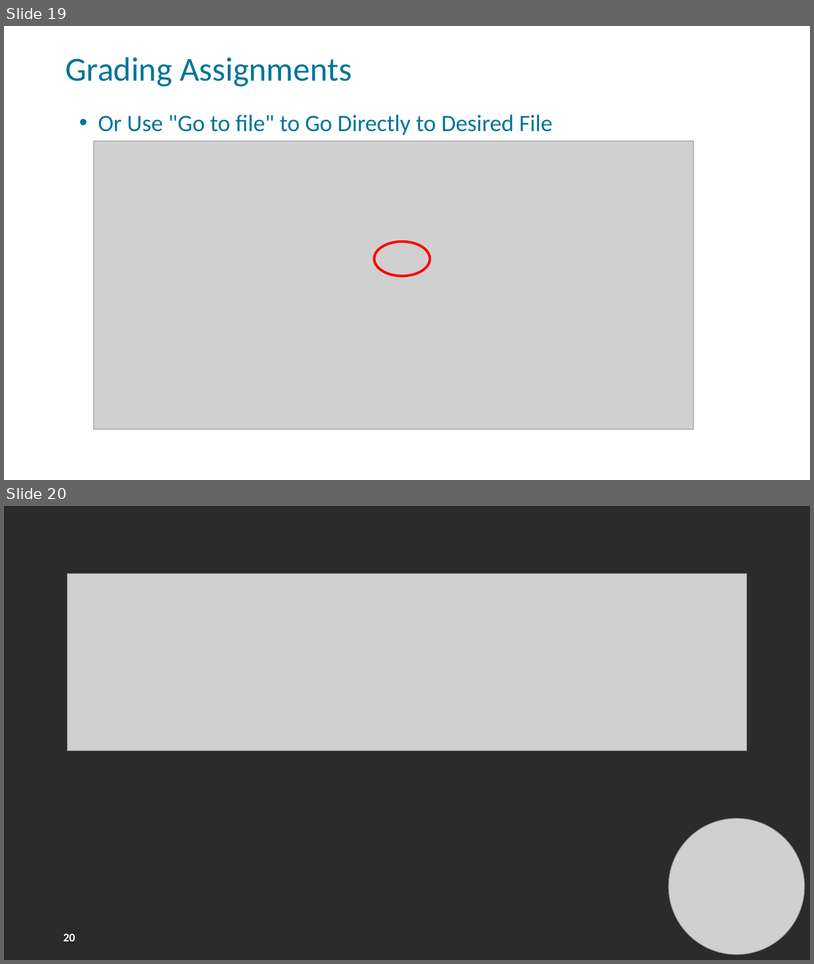
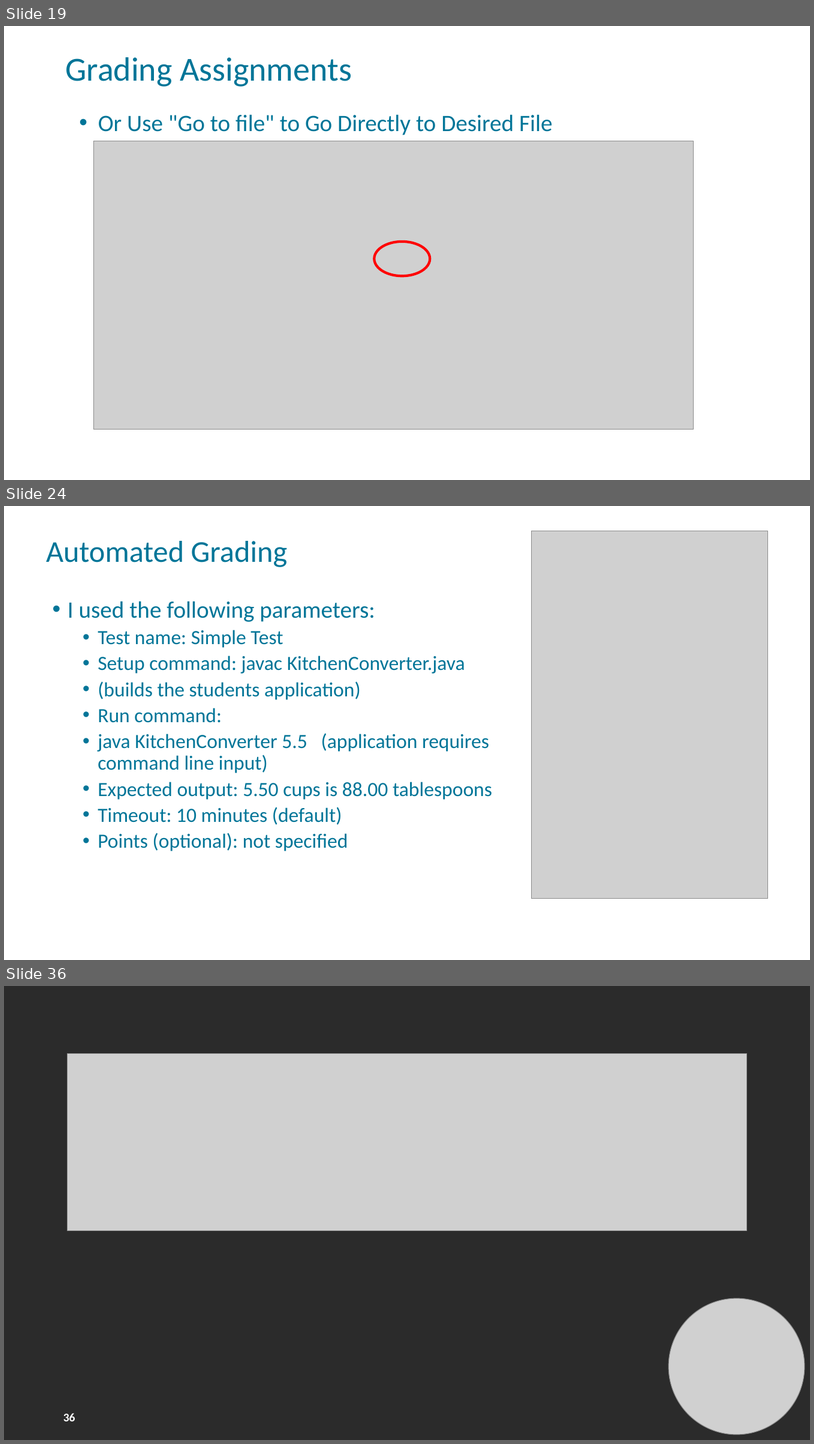
Before and after one commit to FSCJ-FacultyDev/HITEC2023, a slide deck: GitHubClassroom-Instructor.pptx. Shown one above the other, each under a label of ours: slides 19 and 20 before the commit, slides 19, 24 and 36 after it; the slides between them are not shown. The pictures are 814x964 and 814x1444 pixels, drawn with LibreOffice and Linux fonts; fonts in the diff are those of the drawing; grey boxes stand for pictures; background and template pictures are left out; a plain dark background stands for a picture behind light text. Boxes give left, top, right and bottom in pixels: in the first picture for what was removed or moved away, otherwise in the second. Text is boxed around its words. In the diff, an @@ line names an element or a change of style, - is before the commit and + after.

```diff
--- a/GitHubClassroom-Instructor.pptx
+++ b/GitHubClassroom-Instructor.pptx
@@ slide 24 added at box(4, 506, 810, 960), background picture (left out); not listed: 1 template element that a slide beside it also shows @@
@@ text added at box(46, 541, 288, 567), 36 pt, text #007598 @@
+Automated Grading
@@ picture added at box(532, 531, 768, 898) @@
@@ text added at box(68, 601, 492, 851), 24 pt, text #007598 @@
+• I used the following parameters:
+  • Test name: Simple Test
+  • Setup command: javac KitchenConverter.java
+  • (builds the students application)
+  • Run command:
+  • java KitchenConverter 5.5 (application requires command line input)
+  • Expected output: 5.50 cups is 88.00 tablespoons
+  • Timeout: 10 minutes (default)
+  • Points (optional): not specified
@@ what was slide 20 is now slide 36 @@
@@ page number at box(63, 1413, 75, 1421): text changed @@
-20
+36
```
Also in this commit, not shown: 2 slides changed, 15 other slides added.
